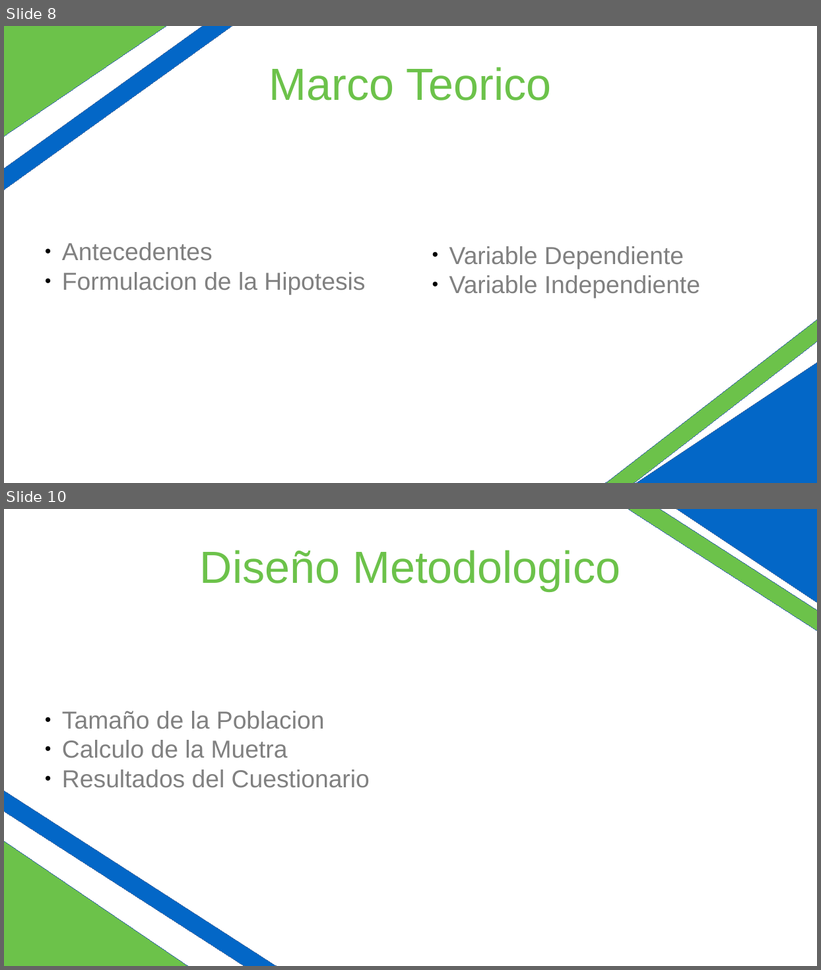
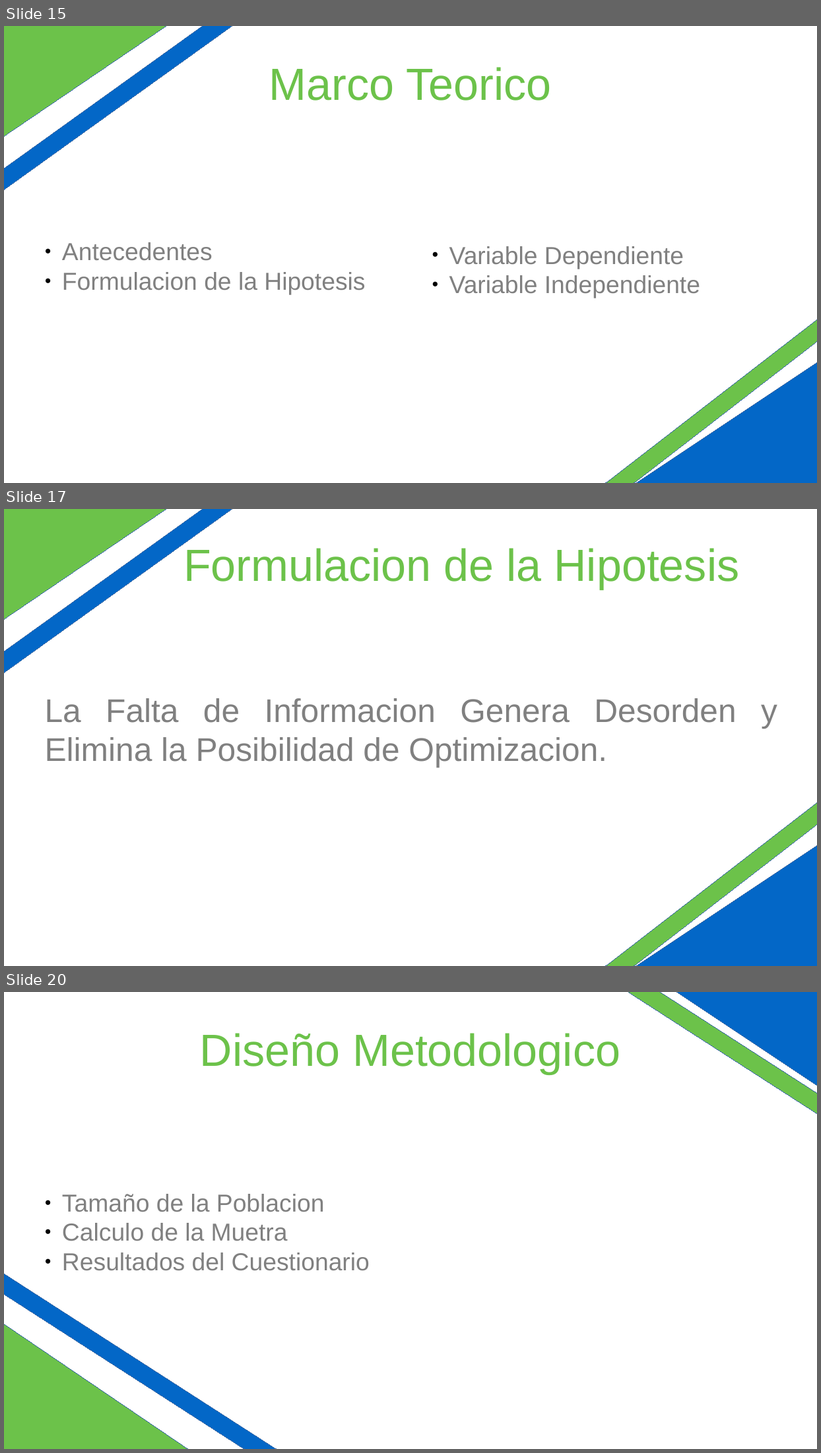
Before and after one commit to klbsoft/OptiVia, a slide deck: docs/Presentation_Ready.odp. Shown one above the other, each under a label of ours: slides 8 and 10 before the commit, slides 15, 17 and 20 after it; the slides between them are not shown. The pictures are 821x970 and 821x1453 pixels, drawn with LibreOffice and Linux fonts; fonts in the diff are those of the drawing. Boxes give left, top, right and bottom in pixels: in the first picture for what was removed or moved away, otherwise in the second. Text is boxed around its words. In the diff, an @@ line names an element or a change of style, - is before the commit and + after.

```diff
--- a/docs/Presentation_Ready.odp
+++ b/docs/Presentation_Ready.odp
@@ slide 17 added at (4,509,817,966), background #FFFFFF @@
@@ diamond added at (4,509,207,638), fill #6CC24A, outline #3465A4 0 pt @@
@@ rectangle added at (4,509,367,765), fill #0367C7, outline #3465A4 0 pt @@
@@ title added at (184,548,740,589), 44 pt, text #6CC24A @@
+Formulacion de la Hipotesis
@@ subtitle added at (45,698,778,768), 32 pt, text #808080 @@
+La Falta de Informacion Genera Desorden y Elimina la Posibilidad de Optimizacion.
@@ rectangle added at (455,713,817,966), fill #6CC24A, outline #3465A4 0 pt @@
@@ diamond added at (631,841,817,966), fill #0367C7, outline #3465A4 0 pt @@
@@ what was slide 8 is now slide 15 @@
@@ what was slide 10 is now slide 20 @@
```
Also in this commit, not shown: 5 slides changed, 12 other slides added, 3 slides removed, 6 other files.
